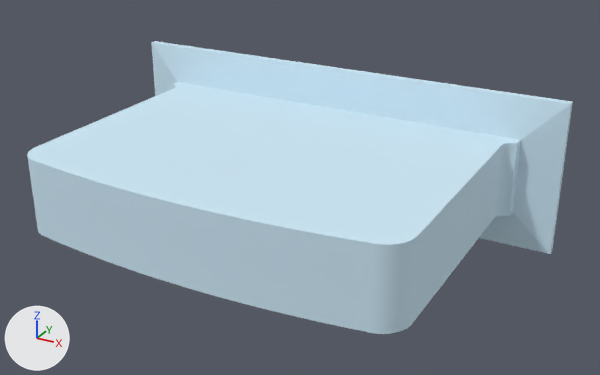
The FBX model Unity Project/Giroux-CAP6117-SANC - crown/Assets/Models/LOD Headstones/PA-622-F.fbx: old version first, new version second.
One viewpoint serves both versions: a camera (50 mm lens) standing at (1.345, -2.746, 1.125) and looking at (0.094, -0.472, -0.012). The lights are fixed; the arrows at lower left show +X, +Y and +Z. The older version comes first. Objects named as collision shapes, trigger or cutter boxes, shadow casters or lower levels of detail are left out. Where no turn or scale is listed for an object, it has been applied to the vertices.

In view in the first picture: 'PA-622-F_LOD0'.
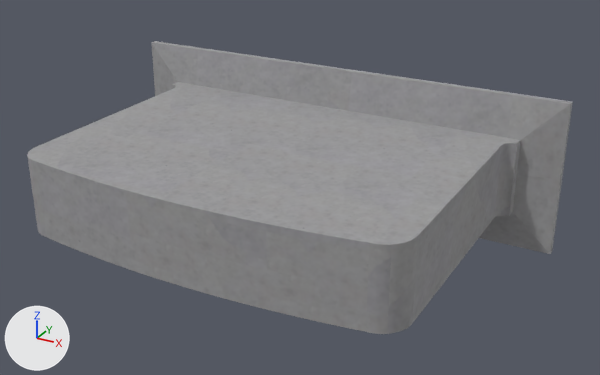
Edits to the scene script, one JSON object a line:
```json
{"op": "add", "block": "img_b_622_f_png", "code": ["img_b_622_f_png = load_image('B-622-F.png', '../../Materials/LOD Headstone Mats/B-622-F.png', 1024, 1024, 'sRGB')"]}
{"op": "remove", "block": "mat_0_615686_0_811765_0_929412_0_000000_0_136", "code": "mat_0_615686_0_811765_0_929412_0_000000_0_136.base_color = (0.616, 0.812, 0.929)  # blue #cee9f7"}
{"op": "add", "block": "mat_0_615686_0_811765_0_929412_0_000000_0_136", "code": "mat_0_615686_0_811765_0_929412_0_000000_0_136.texture = img_b_622_f_png"}
{"op": "set", "path": "mat_0_615686_0_811765_0_929412_0_000000_0_136.roughness", "old": "1.0", "new": "0.859"}
```

Pixel boxes [x1, y1, x2, y2] of what changed, in the pictures (600 x 375 px):
```json
{"object": "PA-622-F_LOD0", "change": "surface changed", "before": [27, 41, 573, 334], "after": [27, 41, 573, 334], "on screen": "blue to grey"}
```
